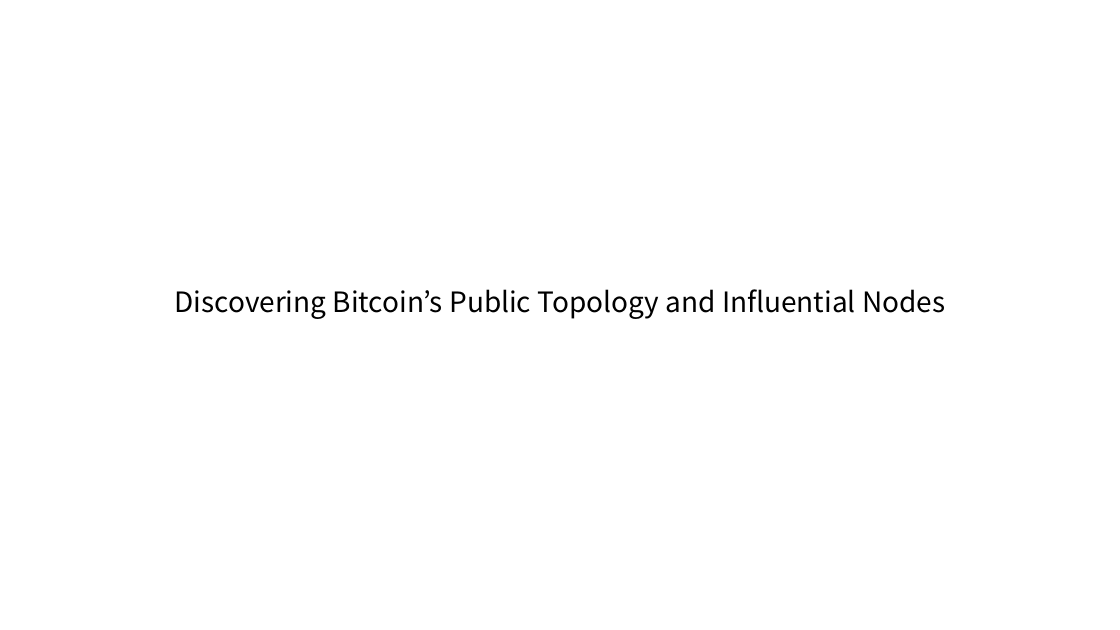
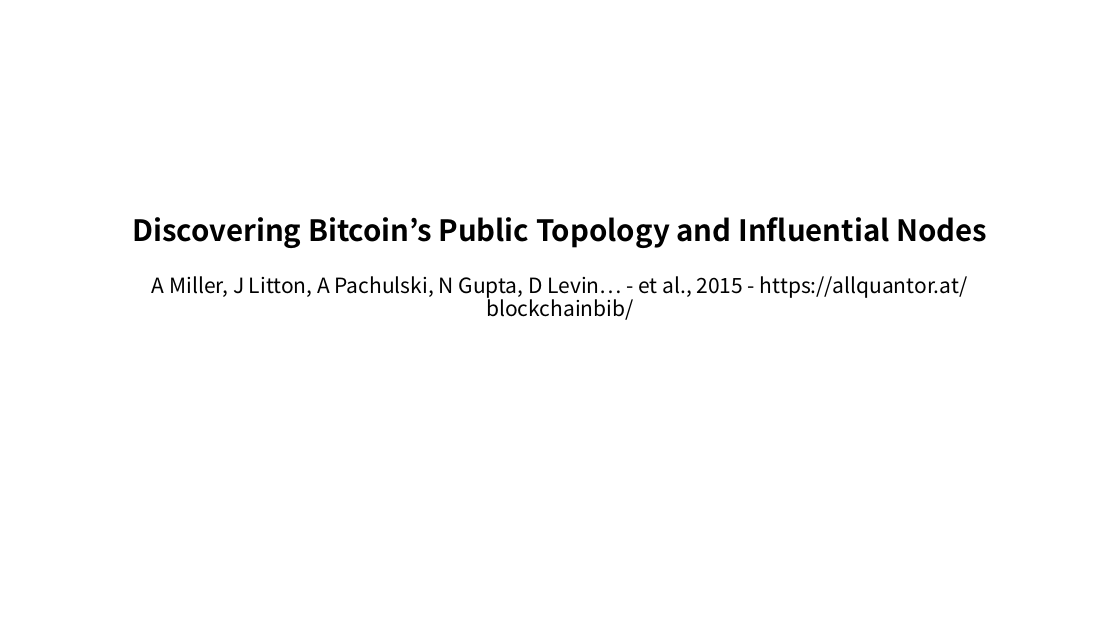
Before and after one commit to FelixSeol/paper, a slide deck: slide 1 of discovering/Discovering Bitcoin's Public topology.pptx. Drawn at 1120x630 pixels with LibreOffice and Linux fonts; fonts in the diff are those of the drawing. Boxes give left, top, right and bottom in pixels: in the first picture for what was removed or moved away, otherwise in the second. Text is boxed around its words. In the diff, an @@ line names an element or a change of style, - is before the commit and + after.

Commit message:
ppt3

```diff
--- a/discovering/Discovering Bitcoin's Public topology.pptx
+++ b/discovering/Discovering Bitcoin's Public topology.pptx
@@ title at [132,217,987,320]: text changed; size 24 to 18 pt @@
-Discovering Bitcoin’s Public Topology and Influential Nodes
+Discovering Bitcoin’s Public Topology and Influential Nodes
+A Miller, J Litton, A Pachulski, N Gupta, D Levin… - et al., 2015 - https://allquantor.at/blockchainbib/
```
Also in this commit, not shown: 1 other slide changed, 3 slides added, 1 slide removed.
